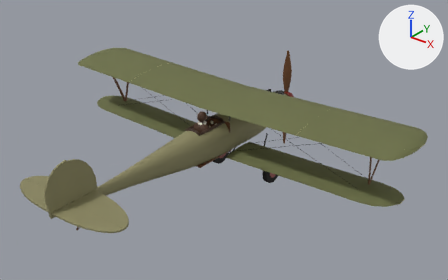
Before and after pictures for a commit that changed the glTF model public/models/albatros_dv.glb.
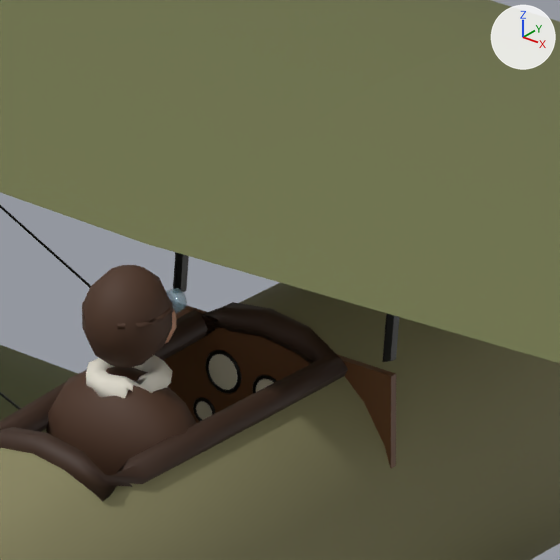
Old and new are each drawn whole from a 50 mm camera at (8.13, -10.56, 6.09) aimed at (0.45, -0.96, 0.14) and again close up on the part from 42% to 55% of the width and 30% to 51% of the height. The lights are fixed; the arrows at upper right show +X, +Y and +Z. The first two pictures are the older version. Where no turn or scale is listed for an object, it has been applied to the vertices. Vertices at exactly the same position are counted once.

The first close-up shows 'Coaming', 'CockpitInterior', 'Fuselage', 'Gauge_RPM', 'Pilot_Figure', 'Struts', 'Wing_Lower_L', 'Wing_Upper_L', 'Wing_Upper_R' and 6 more.
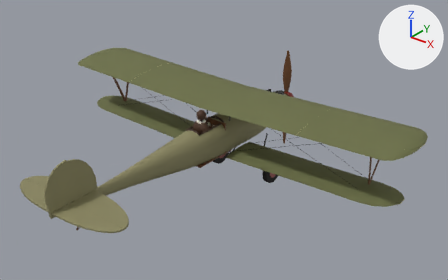
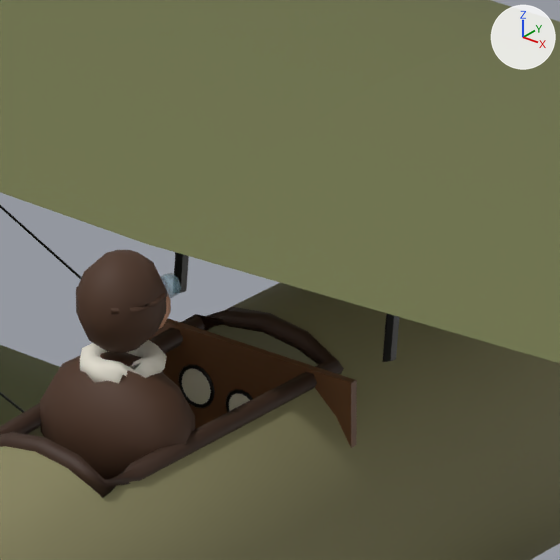
Boxes (x1, y1, x2, y2) around the edits, measured in the close-ups (560 x 560 px):
'Pilot_Figure', moved: before (46, 265, 196, 475); after (40, 250, 195, 480)
'Coaming', reshaped: before (0, 302, 348, 502); after (0, 307, 344, 498)
'CockpitInterior', reshaped: before (163, 305, 396, 469); after (148, 318, 357, 448)

Diff of the bpy script that builds the scene:
```diff
--- a/public/models/albatros_dv.glb.py
+++ b/public/models/albatros_dv.glb.py
@@ me_cockpitinterior @@
 # used by ob_cockpitinterior; location = (0.0, 0.0, 0.0)
-me_cockpitinterior.from_pydata(...)  # 62 vertices, 96 faces; spans x -0.367..0.367, y -1.595..-0.495, z -0.341..0.417
+me_cockpitinterior.from_pydata(...)  # 62 vertices, 96 faces; spans x -0.328..0.328, y -1.595..-0.495, z -0.36..0.424
+# me_cockpitinterior part 1: the loose piece of 8 vertices spanning x -0.367..0.367, y -0.655..-0.635, z 0.097..0.417 is scaled about its middle by (0.893, 1, 2.45), then moved by (0.0, -0.1, -0.225)
 me_cockpitinterior.materials.append(mat_wood)
@@ me_coaming @@
 # used by ob_coaming; location = (0.0, 0.0, 0.0)
-me_coaming.from_pydata(...)  # 96 vertices, 192 faces; spans x -0.239..0.239, y -1.5..-0.63, z 0.335..0.486
+me_coaming.from_pydata(...)  # 96 vertices, 192 faces; spans x -0.229..0.229, y -1.489..-0.641, z 0.346..0.477
+# me_coaming part 2: 96 of 96 vertices moved; they spanned x -0.239..0.239, y -1.5..-0.63, z 0.335..0.486 and now span x -0.229..0.229, y -1.489..-0.641, z 0.346..0.477; mean shift (0.0, 0.0, 0.0)
 me_coaming.materials.append(mat_leather)
@@ me_pilot_figure @@
 # used by ob_pilot_figure; location = (0.0, 0.0, 0.0)
-me_pilot_figure.from_pydata(...)  # 304 vertices, 588 faces; spans x -0.205..0.205, y -1.315..-1.035, z 0.174..0.764
+me_pilot_figure.from_pydata(...)  # 304 vertices, 588 faces; spans x -0.205..0.205, y -1.335..-1.055, z 0.218..0.808
+# me_pilot_figure part 3: the whole mesh is moved by (0.0, -0.02, 0.044)
 me_pilot_figure.materials.append(mat_pilot)
```
